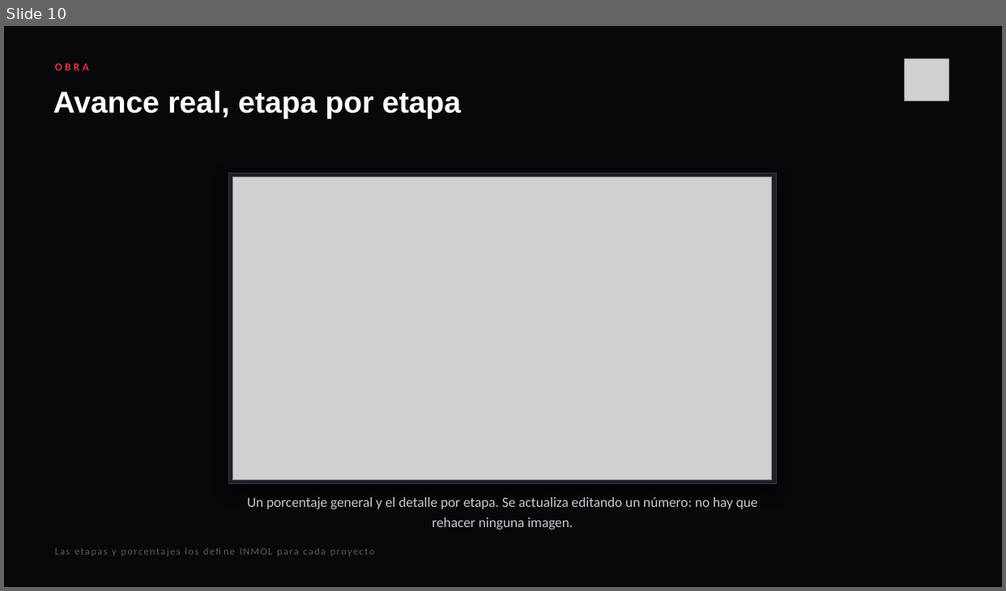
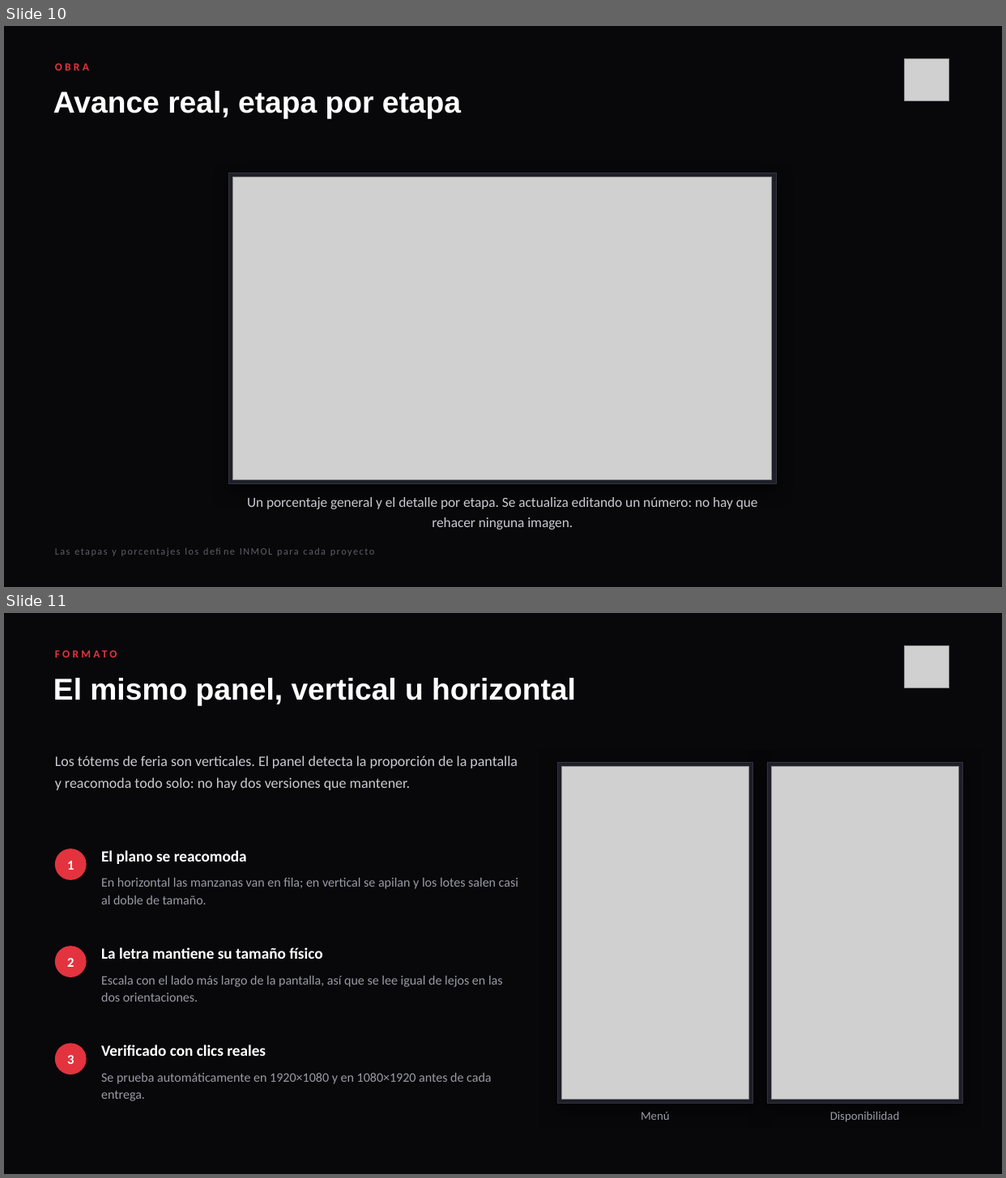
Before and after one commit to cesarPeralta12/panel_asistente, a slide deck: presentacion/Panel Interactivo INMOL - Propuesta.pptx. Shown one above the other, each under a label of ours: slide 10 before the commit, slides 10 and 11 after it. The pictures are 1006x591 and 1006x1178 pixels, drawn with LibreOffice and Linux fonts; fonts in the diff are those of the drawing; grey boxes stand for pictures. Boxes give left, top, right and bottom in pixels: in the first picture for what was removed or moved away, otherwise in the second. Text is boxed around its words. In the diff, an @@ line names an element or a change of style, - is before the commit and + after.

```diff
--- a/presentacion/Panel Interactivo INMOL - Propuesta.pptx
+++ b/presentacion/Panel Interactivo INMOL - Propuesta.pptx
@@ slide 11 added at box(4, 613, 1002, 1174), background #08080A @@
@@ text added at box(55, 648, 946, 667), 10.5 pt, text #E3333E, bold @@
+FORMATO
@@ picture added at box(905, 646, 949, 688) @@
@@ text added at box(53, 678, 576, 706), 29 pt, text #FFFFFF, bold @@
+El mismo panel, vertical u horizontal
@@ text added at box(55, 756, 518, 790), 14 pt, text #C9C9D2 @@
+Los tótems de feria son verticales. El panel detecta la proporción de la pantalla y reacomoda todo solo: no hay dos versiones que mantener.
@@ rectangle added at box(557, 763, 752, 1103), fill #1E1F29, outline #32333F 0.75 pt @@
@@ picture added at box(562, 766, 749, 1099) @@
@@ rectangle added at box(768, 763, 963, 1103), fill #1E1F29, outline #32333F 0.75 pt @@
@@ picture added at box(771, 766, 958, 1099) @@
@@ ellipse added at box(55, 849, 87, 880), fill #E3333E @@
@@ text added at box(101, 850, 247, 864), 15 pt, text #FFFFFF, bold @@
+El plano se reacomoda
@@ text added at box(67, 861, 74, 870), 13 pt, text #FFFFFF, bold @@
+1
@@ text added at box(101, 878, 518, 905), 12.5 pt, text #9A9AA5 @@
+En horizontal las manzanas van en fila; en vertical se apilan y los lotes salen casi al doble de tamaño.
@@ ellipse added at box(55, 946, 87, 977), fill #E3333E @@
@@ text added at box(101, 948, 322, 959), 15 pt, text #FFFFFF, bold @@
+La letra mantiene su tamaño físico
@@ text added at box(67, 958, 74, 967), 13 pt, text #FFFFFF, bold @@
+2
@@ text added at box(101, 976, 503, 1002), 12.5 pt, text #9A9AA5 @@
+Escala con el lado más largo de la pantalla, así que se lee igual de lejos en las dos orientaciones.
@@ ellipse added at box(55, 1043, 87, 1075), fill #E3333E @@
@@ text added at box(101, 1045, 266, 1056), 15 pt, text #FFFFFF, bold @@
+Verificado con clics reales
@@ text added at box(67, 1055, 74, 1064), 13 pt, text #FFFFFF, bold @@
+3
@@ text added at box(101, 1073, 491, 1101), 12.5 pt, text #9A9AA5 @@
+Se prueba automáticamente en 1920×1080 y en 1080×1920 antes de cada entrega.
@@ text added at box(641, 1112, 669, 1120), 11.5 pt, text #9A9AA5 @@
+Menú
@@ text added at box(830, 1112, 899, 1122), 11.5 pt, text #9A9AA5 @@
+Disponibilidad
```
Also in this commit, not shown: 5 slides changed, 1 slide removed, 17 other files.
